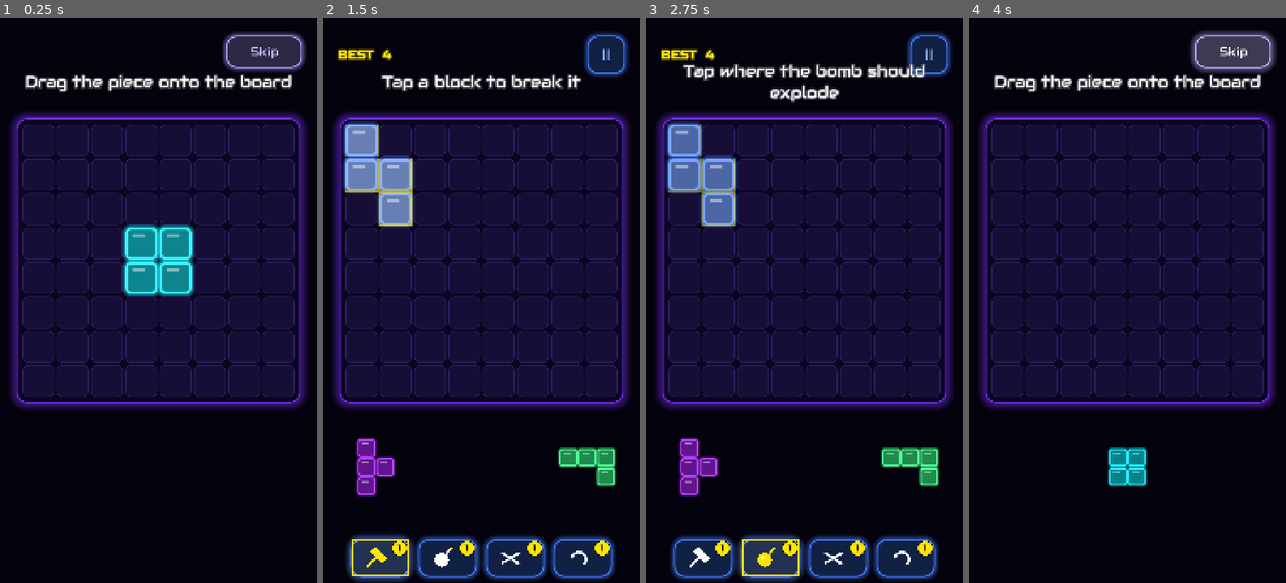
Above: before the commit, frames 1-4 (left to right).
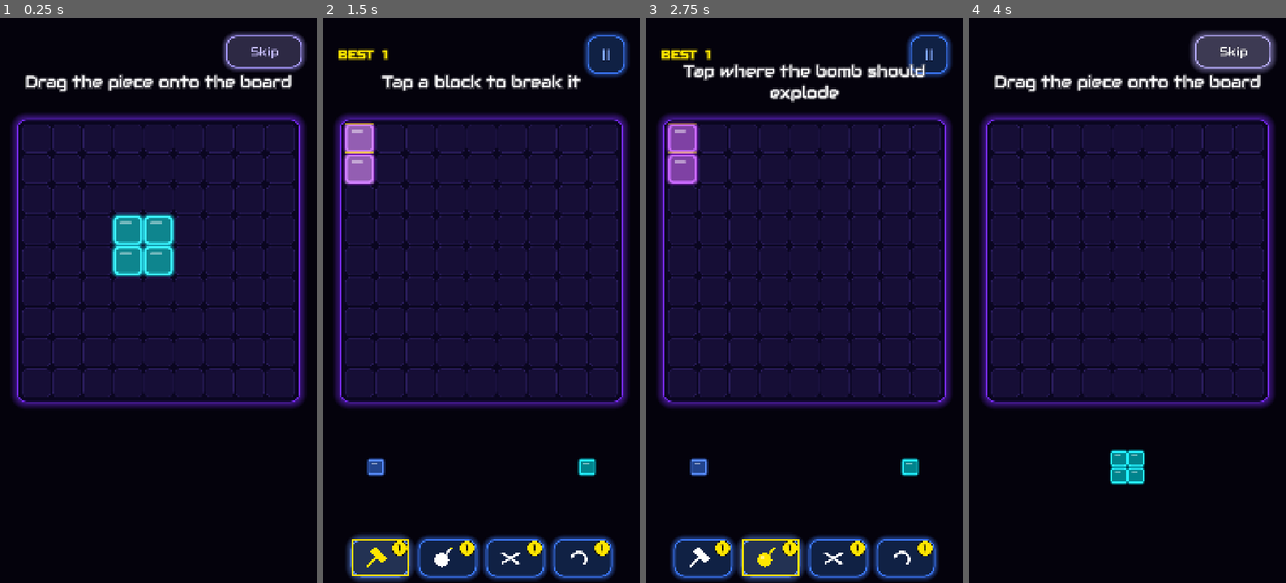
Above: after the commit, the same moments.

Repository: abdelrhmn-ismail/Bloxo-Game
Game: Godot game, scene res://tests/features_test.tscn
Same seed, same stepped clock (60 frames per second), same inputs: the game is played once before the commit and once after it. This scene is started directly instead of the project's main scene.
Inputs (mouse positions are in pixels of both pictures, inside the frame that each line leads up to):
- Up to frame 1 (0.25 s): no input
- Up to frame 2 (1.5 s): click "Skip" at 0.5 s; click (380, 560) at 1.27 s
- Up to frame 3 (2.75 s): click (769, 560) at 2.02 s
- Up to frame 4 (4 s): click (1162, 560) at 2.77 s; click "Skip" at 3.5 s

The runs differ from the first frame. In frame 1, 8.3% of the frame differs, in the area x 5-95%, y 17-69%; in frame 2, 9.9%; in frame 3, 9.9%, in the area x 5-95%, y 5-85%; in frame 4, 5.9%.
Error in both runs: Invalid access to property or key 'shape' on a base object of type 'Nil'. (res://tests/features_test.gd:258)

Commit message:
Bigger 9x9 board, gentler difficulty and about 30% fewer points
- Board grows from 8x8 to 9x9; games saved on the old board are moved
  into the top-left corner instead of being lost.
- Easier start: big and awkward pieces are rarer early, and new trays
  sometimes include a helper piece that can complete a line (40% early,
  15% at full difficulty). Casual bot: median 35 -> 50 moves, games lost
  within 15 moves 9% -> 1%.
- Same scoring rules with lower values: 7 points per cleared cell
  (a full line 63, was 80), placing gives 70% of the cells, board clear
  bonus 210. Points per move about 30-40% lower.
- Tests updated for the new size and values; new tests for save
  migration and the helper piece (checked against brute force).

Co-Authored-By: Claude Opus 5.5 <noreply@anthropic.com>

Diff:
--- a/logic/board.gd
+++ b/logic/board.gd
@@ -1,10 +1,10 @@
 class_name Board
 extends RefCounted
-## The 8x8 grid. Pure logic – no drawing here.
+## The 9x9 grid. Pure logic – no drawing here.
 ## Each cell holds EMPTY (-1) or a color index (0..7).
 ## Shapes are arrays of Vector2i(x = column, y = row) offsets.
 
-const SIZE := 8
+const SIZE := 9
 const EMPTY := -1
 
 var cells: Array[int] = []
--- a/logic/game_state.gd
+++ b/logic/game_state.gd
@@ -8,6 +8,8 @@
 const MOVES_TO_KEEP_COMBO := 3
 ## Score at which the game reaches full difficulty.
 const MAX_DIFFICULTY_SCORE := 10000.0
+## Board size of saves made before the board became 9x9.
+const OLD_BOARD_SIZE := 8
 
 var board := Board.new()
 var generator: PieceGenerator
@@ -98,6 +100,8 @@
 func from_dict(data: Dictionary) -> bool:
 	var cells = data.get("cells")
 	var tray_data = data.get("tray")
+	if typeof(cells) == TYPE_ARRAY:
+		cells = _resize_cells(cells)
 	if typeof(cells) != TYPE_ARRAY or cells.size() != Board.SIZE * Board.SIZE:
 		return false
 	if typeof(tray_data) != TYPE_ARRAY or tray_data.size() != TRAY_SIZE:
@@ -185,3 +189,19 @@
 		"refilled": refilled,
 		"game_over": game_over,
 	}
+
+
+## A game saved on the old 8x8 board keeps its blocks in the top-left
+## corner; the new row and column start empty. Anything else is returned
+## unchanged (from_dict then accepts or rejects it as usual).
+static func _resize_cells(cells: Array) -> Array:
+	var old_size := OLD_BOARD_SIZE
+	if cells.size() != old_size * old_size or old_size >= Board.SIZE:
+		return cells
+	var result := []
+	result.resize(Board.SIZE * Board.SIZE)
+	result.fill(Board.EMPTY)
+	for row in old_size:
+		for col in old_size:
+			result[row * Board.SIZE + col] = cells[row * old_size + col]
+	return result
--- a/logic/piece_generator.gd
+++ b/logic/piece_generator.gd
@@ -17,6 +17,18 @@
 		rng.randomize()
 
 
+## How common big pieces (5+ cells) are at the start (difficulty 0).
+## Lower = easier start. Was 0.4 before the difficulty was lowered.
+const BIG_PIECE_START := 0.25
+## How common awkward shapes (diagonals, big corners) are at the start.
+## Was 0.35 before the difficulty was lowered.
+const AWKWARD_START := 0.25
+## Chance that a new tray includes one "helper" piece that can complete
+## a line somewhere: high at the start, lower as the game gets harder.
+const HELPER_CHANCE_START := 0.4
+const HELPER_CHANCE_END := 0.15
+
+
 ## difficulty goes from 0.0 (easy) to 1.0 (hard).
 func weight_for(shape: Array, difficulty: float) -> float:
 	var n := shape.size()
@@ -28,12 +40,12 @@
 	elif n == 4:
 		w = 1.0
 	else:
-		w = lerpf(0.4, 0.9, difficulty)
+		w = lerpf(BIG_PIECE_START, 0.9, difficulty)
 	# Awkward shapes (diagonals, big corners) fill little of their box;
 	# make them rarer, especially early on.
 	var b := Shapes.bounds(shape)
 	if float(n) / (b.x * b.y) < 0.6:
-		w *= lerpf(0.35, 0.7, difficulty)
+		w *= lerpf(AWKWARD_START, 0.7, difficulty)
 	return w
 
 
@@ -57,8 +69,68 @@
 ## Makes a new tray of pieces. Prefers a tray where EVERY piece fits
 ## somewhere on the current board; otherwise one where at least one
 ## fits; and as a last resort forces one fitting piece in. So the player
-## never loses unfairly right after a refill.
+## never loses unfairly right after a refill. Sometimes one piece is
+## swapped for a helper that can complete a line (see HELPER_CHANCE_*).
 func make_tray(board: Board, difficulty: float, count: int = 3) -> Array:
+	var tray := _random_tray(board, difficulty, count)
+	if rng.randf() < lerpf(HELPER_CHANCE_START, HELPER_CHANCE_END, difficulty):
+		var helper := helper_shape(board)
+		if not helper.is_empty():
+			tray[rng.randi_range(0, count - 1)] = {"shape": helper, "color": rng.randi_range(0, COLOR_COUNT - 1)}
+	return tray
+
+
+## A random shape that completes at least one row or column somewhere on
+## the board, or [] if no shape can.
+func helper_shape(board: Board) -> Array:
+	var row_empty: Array[int] = []
+	var col_empty: Array[int] = []
+	row_empty.resize(Board.SIZE)
+	col_empty.resize(Board.SIZE)
+	for r in Board.SIZE:
+		for c in Board.SIZE:
+			if board.get_cell(c, r) == Board.EMPTY:
+				row_empty[r] += 1
+				col_empty[c] += 1
+	# Try the shapes in random order and stop at the first that works
+	# (keeps refills fast on phones).
+	var shapes := Shapes.all().duplicate()
+	_shuffle(shapes)
+	for shape in shapes:
+		if _completes_a_line(board, shape, row_empty, col_empty):
+			return shape
+	return []
+
+
+func _completes_a_line(board: Board, shape: Array, row_empty: Array[int], col_empty: Array[int]) -> bool:
+	# How many cells of the shape sit in each of its rows / columns.
+	var b := Shapes.bounds(shape)
+	var row_counts: Array[int] = []
+	var col_counts: Array[int] = []
+	row_counts.resize(b.y)
+	col_counts.resize(b.x)
+	for p in shape:
+		row_counts[p.y] += 1
+		col_counts[p.x] += 1
+	for row in Board.SIZE - b.y + 1:
+		for col in Board.SIZE - b.x + 1:
+			# Cheap test first: would some row or column end up full?
+			var fills := false
+			for dy in b.y:
+				if row_empty[row + dy] == row_counts[dy]:
+					fills = true
+					break
+			if not fills:
+				for dx in b.x:
+					if col_empty[col + dx] == col_counts[dx]:
+						fills = true
+						break
+			if fills and board.can_place(shape, col, row):
+				return true
+	return false
+
+
+func _random_tray(board: Board, difficulty: float, count: int) -> Array:
 	var fallback := []
 	for attempt in 30:
 		var candidate := []
--- a/logic/scoring.gd
+++ b/logic/scoring.gd
@@ -2,13 +2,19 @@
 extends RefCounted
 ## All point rules in one place. Tweak the numbers to change the feel.
 
-const LINE_CELL_POINTS := 10
-const BOARD_CLEAR_BONUS := 300
+## Points are about 30% lower than the first version (same rules):
+## a full 9-cell line gives 63 (was 80 on the 8x8 board).
+const LINE_CELL_POINTS := 7
+const BOARD_CLEAR_BONUS := 210
+## Placing a piece gives 70% of its cell count (rounded, at least 1).
+const PLACE_POINTS_FACTOR := 0.7
 
 
 ## Points for just putting a piece down.
 static func place_points(cell_count: int) -> int:
-	return cell_count
+	if cell_count <= 0:
+		return 0
+	return maxi(1, roundi(cell_count * PLACE_POINTS_FACTOR))
 
 
 ## Points for clearing lines. streak = how many clears in a row (1 = first).
--- a/tests/features_test.gd
+++ b/tests/features_test.gd
@@ -51,7 +51,7 @@
 	_drag(game, 1, game.guide_cell)
 	await tree.create_timer(1.0).timeout
 	_check(game.tutorial_step == 2, "after placing, step 2 (got %d)" % game.tutorial_step)
-	_check(game.state.board.filled_count() == 5, "step 2 board has a row with a gap")
+	_check(game.state.board.filled_count() == Board.SIZE - 3, "step 2 board has a row with a 3-cell gap")
 
 	# Wrong move: place it somewhere that clears nothing.
 	_drag(game, 1, Vector2i(0, 0))
--- a/tests/test_runner.gd
+++ b/tests/test_runner.gd
@@ -26,6 +26,8 @@
 	test_rewards()
 	test_powerups_on_state()
 	test_snapshot_is_a_copy()
+	test_old_8x8_save_is_migrated()
+	test_helper_piece_completes_a_line()
 	print("\n%d passed, %d failed" % [passed, failed])
 	quit(1 if failed > 0 else 0)
 
@@ -58,8 +60,8 @@
 	var b := Board.new()
 	var square := Shapes.parse("XX\nXX")
 	check(b.can_place(square, 0, 0), "square fits at corner")
-	check(not b.can_place(square, 7, 0), "square does not fit past right edge")
-	check(not b.can_place(square, 0, 7), "square does not fit past bottom edge")
+	check(not b.can_place(square, Board.SIZE - 1, 0), "square does not fit past right edge")
+	check(not b.can_place(square, 0, Board.SIZE - 1), "square does not fit past bottom edge")
 	check(not b.can_place(square, -1, 0), "negative column is outside")
 	b.place(square, 3, 3, 2)
 	check(b.get_cell(4, 4) == 2, "placed cell has color")
@@ -76,7 +78,7 @@
 	check(lines["rows"] == [5], "row 5 full")
 	check(lines["cols"] == [2], "column 2 full")
 	var removed := b.clear_lines(lines)
-	check(removed.size() == 15, "row + column = 15 unique cells (got %d)" % removed.size())
+	check(removed.size() == Board.SIZE * 2 - 1, "row + column cells counted once (got %d)" % removed.size())
 	check(b.is_empty(), "board empty after clear")
 
 
@@ -85,23 +87,29 @@
 	fill_row(b, 0)
 	fill_row(b, 1)
 	var removed := b.clear_lines(b.find_full_lines())
-	check(removed.size() == 16, "two rows = 16 cells")
+	check(removed.size() == Board.SIZE * 2, "two rows = 2 x SIZE cells")
 
 
 func test_lines_preview_does_not_change_board() -> void:
 	var b := Board.new()
-	fill_row(b, 3, 7)
+	var last := Board.SIZE - 1
+	fill_row(b, 3, last)
 	var dot := Shapes.parse("X")
-	var preview := b.lines_if_placed(dot, 7, 3)
+	var preview := b.lines_if_placed(dot, last, 3)
 	check(preview["rows"] == [3], "preview finds the row")
-	check(b.get_cell(7, 3) == Board.EMPTY, "preview did not modify board")
+	check(b.get_cell(last, 3) == Board.EMPTY, "preview did not modify board")
 
 
 func test_scoring() -> void:
 	check(Scoring.clear_points(0, 0, 0) == 0, "no lines no points")
-	check(Scoring.clear_points(8, 1, 1) == 80, "one line = 80")
-	check(Scoring.clear_points(16, 2, 1) == 320, "two lines = 16*10*2")
-	check(Scoring.clear_points(8, 1, 3) == 160, "combo x3 doubles")
+	check(Board.SIZE == 9, "board is 9x9")
+	check(Scoring.clear_points(9, 1, 1) == 63, "one 9-cell line = 63")
+	check(Scoring.clear_points(17, 2, 1) == 238, "row + column = 17*7*2")
+	check(Scoring.clear_points(9, 1, 3) == 126, "combo x3 doubles")
+	check(Scoring.place_points(0) == 0, "no cells no place points")
+	check(Scoring.place_points(1) == 1, "single cell still gives 1 point")
+	check(Scoring.place_points(4) == 3, "4 cells = 3 points (70%)")
+	check(Scoring.place_points(9) == 6, "9 cells = 6 points (70%)")
 	check(Scoring.praise_word(1) == "", "no word for 1 line")
 	check(Scoring.praise_word(5) == "AMAZING", "word for 5 lines")
 
@@ -277,7 +285,7 @@
 			var lines := gs.board.find_full_lines()
 			if lines["rows"].size() + lines["cols"].size() > 0:
 				problems += 1 # a full line was left on the board
-			if gs.score < score_before + size:
+			if gs.score < score_before + Scoring.place_points(size):
 				problems += 1
 			if gs.game_over != (not gs.has_any_move()):
 				problems += 1
@@ -358,3 +366,68 @@
 			if b.can_fit_anywhere(p["shape"]):
 				ok = true
 		check(ok, "tray has a piece that fits a single hole")
+
+
+func test_old_8x8_save_is_migrated() -> void:
+	# A game saved before the board grew to 9x9 (64 cells).
+	var old_cells := []
+	old_cells.resize(64)
+	old_cells.fill(Board.EMPTY)
+	old_cells[0] = 3 # top-left
+	old_cells[7] = 4 # top-right of the old board
+	old_cells[63] = 5 # bottom-right of the old board
+	var data := GameState.new(11).to_dict()
+	data["cells"] = old_cells
+	var gs := GameState.new(12)
+	check(gs.from_dict(data), "old 8x8 save loads")
+	check(gs.board.cells.size() == Board.SIZE * Board.SIZE, "migrated board has the new size")
+	check(gs.board.get_cell(0, 0) == 3 and gs.board.get_cell(7, 0) == 4 and gs.board.get_cell(7, 7) == 5,
+		"old blocks keep their place")
+	check(gs.board.get_cell(8, 0) == Board.EMPTY and gs.board.get_cell(0, 8) == Board.EMPTY,
+		"new column and row start empty")
+	check(gs.board.filled_count() == 3, "no extra blocks appear")
+	var odd := data.duplicate()
+	odd["cells"] = [1, 2, 3]
+	check(not GameState.new(13).from_dict(odd), "non-square board still rejected")
+
+
+## The helper piece must really complete a line, and must only be missing
+## when no shape at all can (checked against a slow brute force).
+func test_helper_piece_completes_a_line() -> void:
+	var gen := PieceGenerator.new(21)
+	check(gen.helper_shape(Board.new()).is_empty(), "empty board: no shape can fill a 9-cell line")
+	var b := Board.new()
+	fill_row(b, 4, 6)
+	var help := gen.helper_shape(b)
+	check(not help.is_empty() and _any_clear(b, help), "one gap in a row: helper fills it")
+
+	var rng := RandomNumberGenerator.new()
+	rng.seed = 77
+	var wrong := 0
+	for i in 150:
+		var board := Board.new()
+		var density := rng.randf_range(0.3, 0.85)
+		for idx in board.cells.size():
+			if rng.randf() < density:
+				board.cells[idx] = 0
+		# A full line can't stay on a real board.
+		board.clear_lines(board.find_full_lines())
+		var shape := gen.helper_shape(board)
+		if shape.is_empty():
+			for s in Shapes.all():
+				if _any_clear(board, s):
+					wrong += 1
+					break
+		elif not _any_clear(board, shape):
+			wrong += 1
+	check(wrong == 0, "helper piece matches brute force on random boards (%d wrong)" % wrong)
+
+
+func _any_clear(board: Board, shape: Array) -> bool:
+	for row in Board.SIZE:
+		for col in Board.SIZE:
+			if board.can_place(shape, col, row):
+				var lines := board.lines_if_placed(shape, col, row)
+				if lines["rows"].size() + lines["cols"].size() > 0:
+					return true
+	return false
Not shown, changed: PLAN.md
